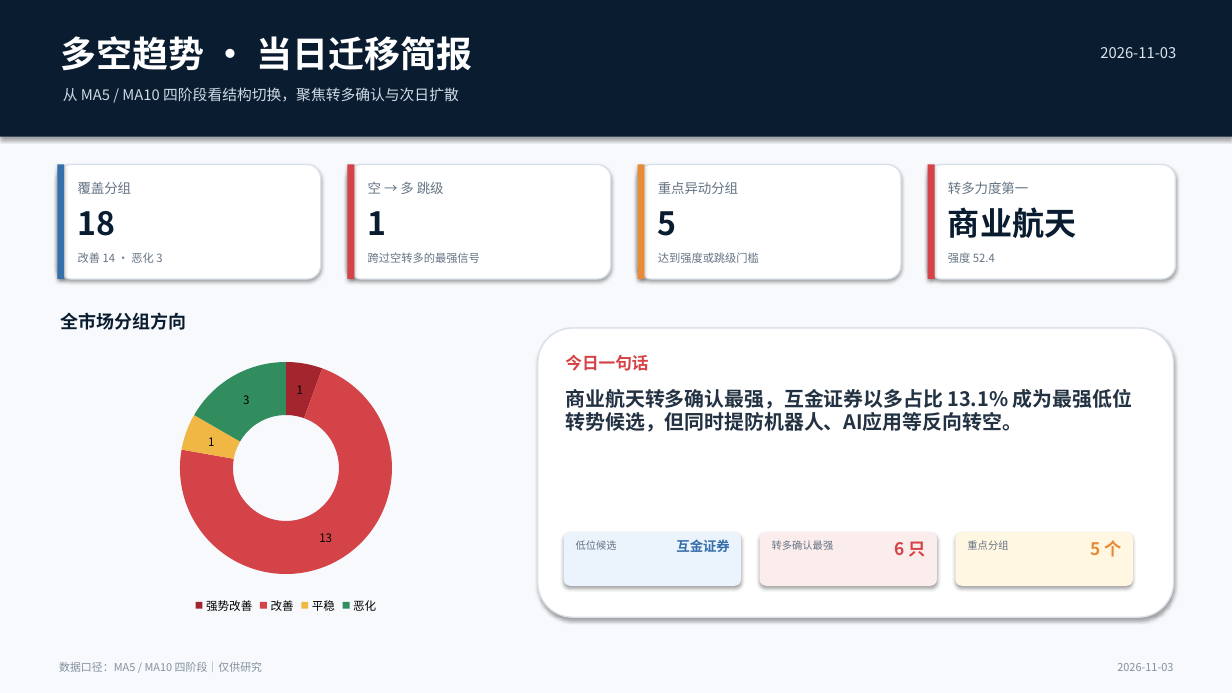
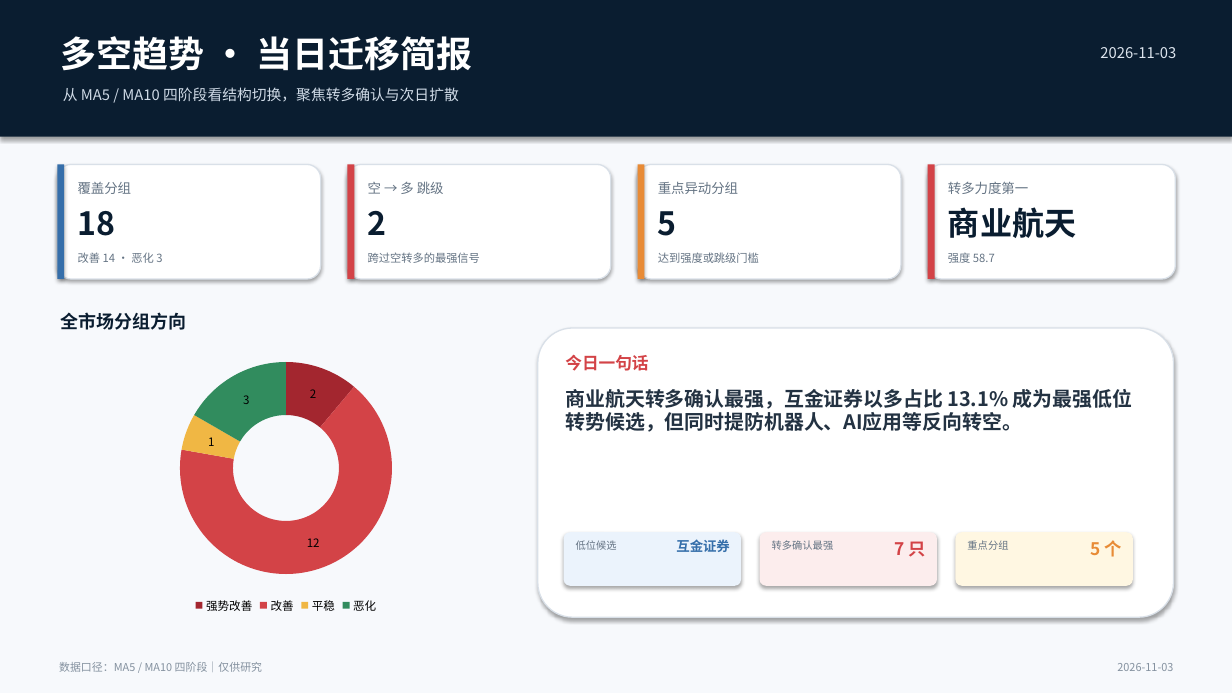
Before and after one commit to nancybhc/a-share-blast-lab, a slide deck: slide 1 of assets/多空阶段简报_2026-11-03.pptx. Drawn at 1232x693 pixels with LibreOffice and Linux fonts; fonts in the diff are those of the drawing. Boxes give left, top, right and bottom in pixels: in the first picture for what was removed or moved away, otherwise in the second. Text is boxed around its words. In the diff, an @@ line names an element or a change of style, - is before the commit and + after.

```diff
--- a/assets/多空阶段简报_2026-11-03.pptx
+++ b/assets/多空阶段简报_2026-11-03.pptx
@@ text at <box>368,211,387,235</box>: text changed @@
-1
+2
@@ text at <box>948,253,995,263</box>: text changed @@
-强度 52.4
+强度 58.7
@@ doughnut chart at <box>67,349,506,617</box> @@
@@ Series 1, 强势改善: 1 to 2 @@
@@ Series 1, 改善: 13 to 12 @@
@@ text at <box>895,541,926,557</box>: text changed @@
-6 只
+7 只
```
Also in this commit, not shown: 3 other slides changed, 8 other files.
